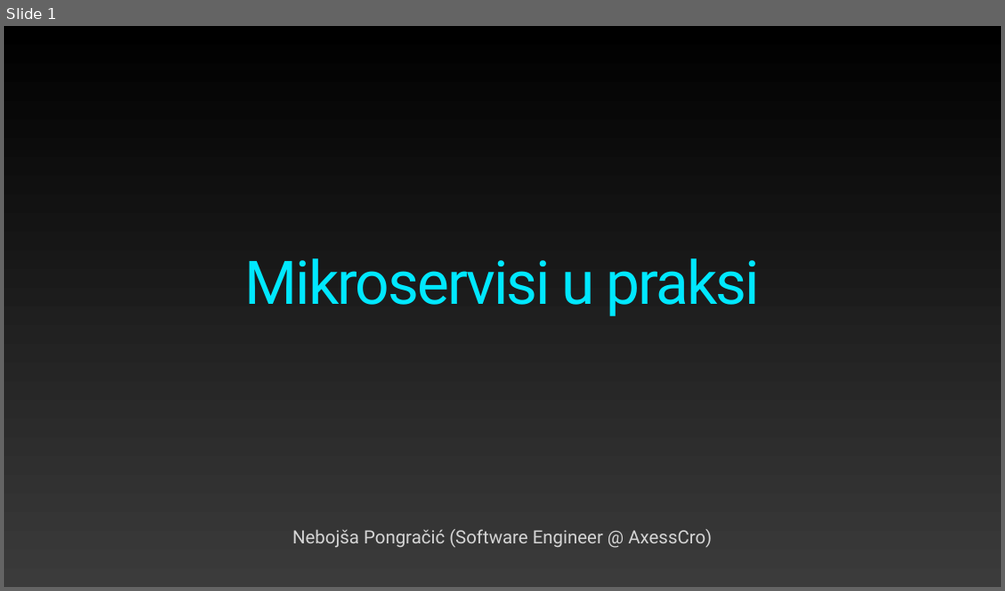
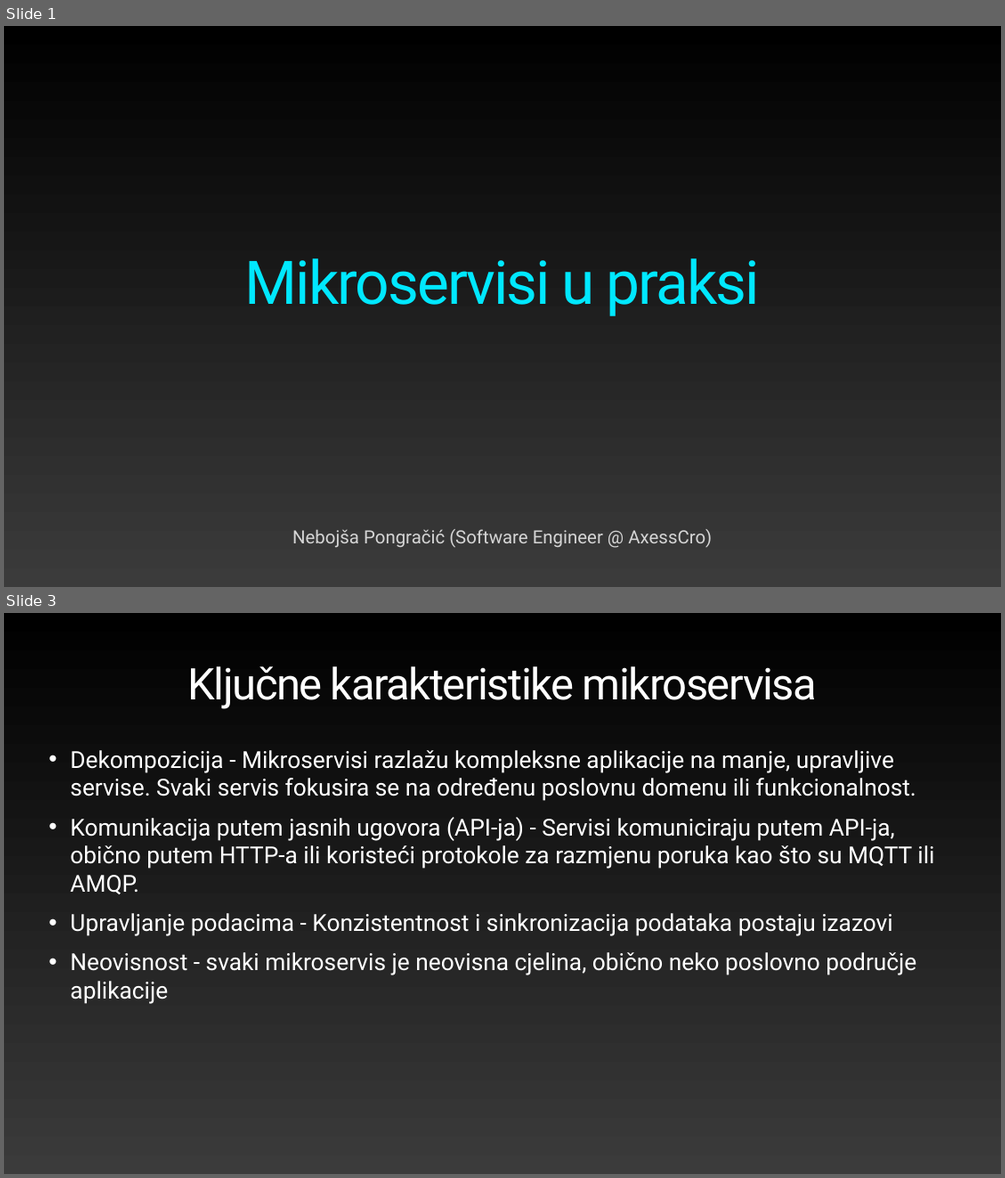
Before and after one commit to npongracic/tech43-microservices-in-practice, a slide deck: microservices-in-practice.pptx. Shown one above the other, each under a label of ours: slide 1 before the commit, slides 1 and 3 after it; the slides between them are not shown. The pictures are 1005x591 and 1005x1178 pixels, drawn with LibreOffice and Linux fonts; fonts in the diff are those of the drawing. Boxes give left, top, right and bottom in pixels: in the first picture for what was removed or moved away, otherwise in the second. Text is boxed around its words. In the diff, an @@ line names an element or a change of style, - is before the commit and + after.

```diff
--- a/microservices-in-practice.pptx
+++ b/microservices-in-practice.pptx
@@ slide 3 added at box(4, 613, 1001, 1174), background gradient #000000 to #3B3B3B @@
@@ title added at box(188, 666, 817, 709), 84 pt, text gradient #FFFFFF to #929292 @@
+Ključne karakteristike mikroservisa
@@ text added at box(70, 750, 934, 1004), 45.1 pt, text #FFFFFF @@
+• Dekompozicija - Mikroservisi razlažu kompleksne aplikacije na manje, upravljive servise. Svaki servis fokusira se na određenu poslovnu domenu ili funkcionalnost.
+• Komunikacija putem jasnih ugovora (API-ja) - Servisi komuniciraju putem API-ja, obično putem HTTP-a ili koristeći protokole za razmjenu poruka kao što su MQTT ili AMQP.
+• Upravljanje podacima - Konzistentnost i sinkronizacija podataka postaju izazovi
+• Neovisnost - svaki mikroservis je neovisna cjelina, obično neko poslovno područje aplikacije
```
Also in this commit, not shown: 4 other slides added, 1 slide removed, 18 other files.
